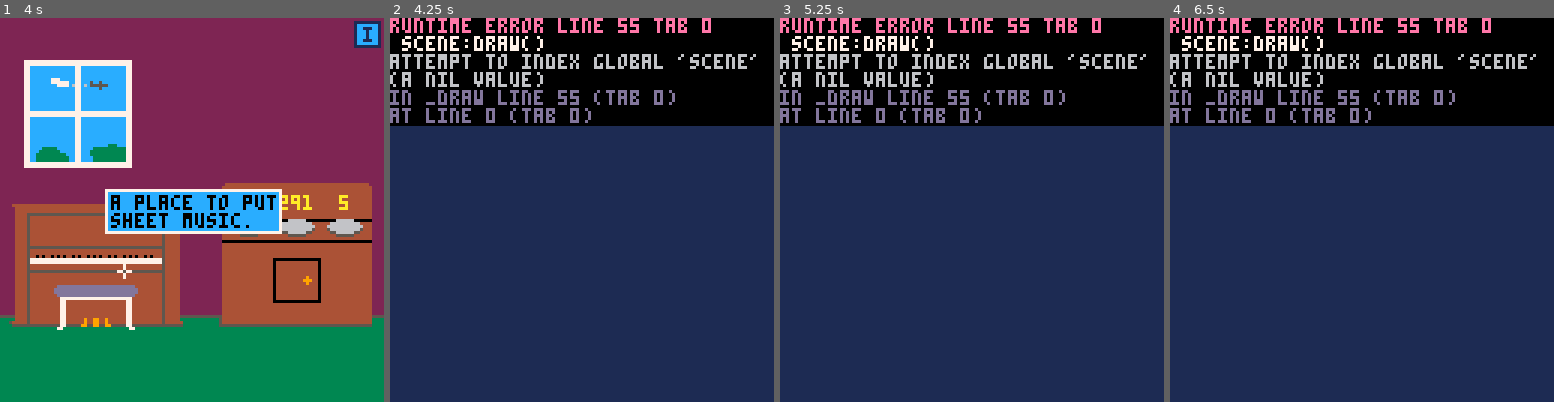
Above: before the commit, frames 1-4 (left to right).
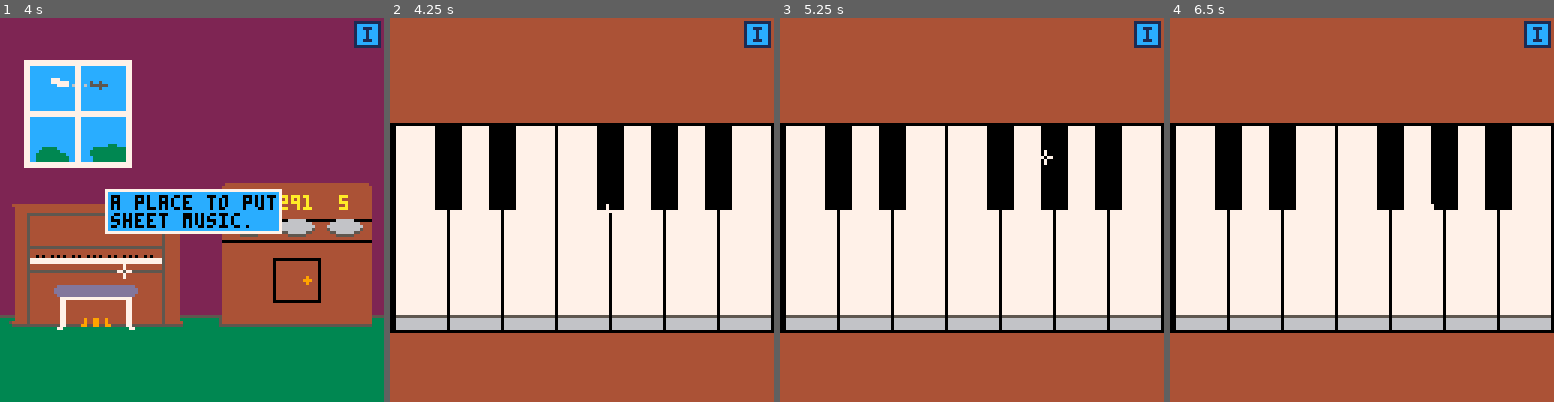
Above: after the commit, the same moments.

Repository: LuosRestil/pico8
Game: PICO-8 cartridge escape/escape.p8
Two runs of this game, one before a commit and one after it. Both use one fixed random seed, a clock stepped at 60 frames per second and the inputs below.
Inputs:
- Up to frame 1 (4 s): tap X (X key) at 0.33, 1.07, 1.85, 2.97 s; tap O (Z key) at 0.7, 1.7, 2.1, 2.5, 2.9, 3.3, 3.7 s; hold Right 1.6-2.1 s; hold Up 2.15-2.42 s; hold Right 2.47-3.03 s; hold Left 3.08-3.58 s; hold Down 3.63-3.97 s
- Up to frame 2 (4.25 s): hold Right from 4.02 s (still down); tap X (X key) at 4.08 s; tap O (Z key) at 4.1 s
- Up to frame 3 (5.25 s): tap O (Z key) at 4.5, 4.9 s; release Right at 4.68 s; hold Up 4.73-5.03 s; hold Left from 5.08 s (still down); tap X (X key) at 5.2 s
- Up to frame 4 (6.5 s): tap O (Z key) at 5.3, 5.7, 6.1 s; release Left at 5.68 s; hold Down 5.73-6.03 s; hold Right from 6.08 s (still down); tap X (X key) at 6.32 s

Frame 1 is identical in both runs. In frame 2, 99% of the frame differs, in the area x 0-100%, y 0-100%; in frame 3, 99%; in frame 4, 99%.
Error before the commit: runtime error line 55 tab 0; scene:draw(); attempt to index global 'scene' (a nil value)

Commit message:
escape, bathroom key puzzle

Diff:
--- a/escape/escape.p8
+++ b/escape/escape.p8
@@ -177,7 +177,11 @@
 		books=init_books(),
 		kitchen=init_kitchen(),
 		basement=init_basement(),
-		piano_rm=init_piano_rm()
+		piano_rm=init_piano_rm(),
+		piano=init_piano(),
+--		grate=init_grate(),
+--		clr_box=init_clr_box(),
+--		bathroom=init_bathroom()
 	}
 end
 
@@ -258,8 +262,9 @@
 	return "a "
 end
 
-function get_item(name)
-	for i in all(scene.items) do
+function get_item(name,scn_name)
+	local scn=scn_name~=nil and scenes[scn_name] or scene
+	for i in all(scn.items) do
 		if(i.name==name)return i
 	end
 end
@@ -445,6 +450,13 @@
 	pal()
 end
 
+sheet_music_item={
+	name="sheet music",
+	weight=33,
+	desc="\"moonlight sonata\"",
+	sp=54
+}
+
 bdoor_locked=true
 paper_down=false
 key_pushed=false
@@ -466,10 +478,48 @@
 end
 
 function init_book_items()
+local floorpaper={
+	x=21,y=99,w=30,h=3,
+	hide=true,
+	act=function(self)
+		self.hide=true
+		paper_down=false
+		if key_pushed then
+			pickup({
+				name="bathroom key",
+				weight=25,
+				desc="opens the bathroom door.",
+				sp=57
+			})
+		else
+			pickup(sheet_music_item)
+		end
+	end,
+	draw=function()
+		sspr(80,6,31,3,21,99)
+	end
+}
 local door={
 		x=11,y=30,w=37,h=64,
 		act=function()
-			msg="the door is locked."
+			if not bdoor_locked then
+				go("bathroom")
+				return
+			end
+
+			if held==nil then
+				msg="the door is locked."
+			elseif held.name=="sheet music" then
+				inv_rm("sheet music")
+				paper_down=true
+				floorpaper.hide=false
+				printh("placing paper")
+				printh(floorpaper.hide)
+				--sfx paper down
+			else
+				wrong_item("")
+				msg="you rub the "..held.name.."\non the door.\n\"open sesame!\"\nit doesn't work."
+			end
 		end,
 		draw=function()
 			draw_door(11,true)
@@ -482,8 +532,10 @@
 			if held==nil then
 				if key_pushed then
 					msg="you peep through the\nkeyhole into what\nappears to be a\nbathroom."
+					--sfx msg
 				else
 					msg="you try to look\nthrough the keyhole\nbut something is\nblocking it from\nthe other side."
+					--sfx msg
 				end
 			elseif held.name=="hatpin" then
 				if paper_down then
@@ -492,20 +544,21 @@
 					inv_rm("hatpin")
 					--sfx pushkey
 				else
-					msg="if you do that now\nyou won't be able\nto reach what\nfalls out."
+					msg="if you do that now,\nyou won't be able\nto reach what\nfalls out."
 				end
-			elseif held.name=="bkey" then
+			elseif held.name=="bathroom key" then
 				msg="you unlock the door."
 				inv_rm("bkey")
 				scn_rm("lock")
 				--sfx unlock
 				bdoor_locked=false
 			else
-				--wrong item
-			end
-		end
-	}
-	local items={door,lock}
+				wrong_item("")
+				msg="that doesn't fit in\nthe keyhole."
+			end
+		end
+	}
+	local items={door,lock,floorpaper}
 	book_clrs={
 		o=0,
 		r=0,
@@ -759,13 +812,6 @@
 	}
 end
 
-sheet_music_item={
-	name="sheet music",
-	weight=33,
-	desc="\"moonlight sonata\"",
-	sp=54
-}
-
 function init_piano_rm()
 	return {
 		l="start",
@@ -779,6 +825,7 @@
 targets={42,291,5}--bulb,rabbit,pencil
 slots={{},{},{}}
 weight_box_open=false
+piano_open=false
 
 function check_weights()
 	if(not weight_box_open)return
@@ -841,6 +888,33 @@
 		act=function()
 			go("piano")
 		end
+	}
+	local lid={
+		name="lid",
+		draw=function()
+			line(5,61,59,61,4)
+			line(6,61,58,61,9)
+			rf(4,53,60,60,4)
+			rf(5,54,59,59,5)
+		end,
+		hide=true
+	}
+	local screwdriver={
+		name="screwdriver",
+		x=26,y=52,w=8,h=8,
+		draw=function()
+			spr(56,26,52)
+		end,
+		act=function()
+			pickup({
+				name="screwdriver",
+				desc="equally useful for\nscrewdriving and\nscrew un-driving.",
+				weight=943,
+				sp=56
+			})
+			msg="the piano tuner must\nhave left a screwdriver\nin there. finders\nkeepers!"
+		end,
+		hide=true
 	}
 	local bench={
 		name="bench",
@@ -890,6 +964,7 @@
 				name="binoculars",
 				weight=2023,
 				desc="look through the small end",
+				sp=55
 			})
 			scn_rm("binos")
 		end,
@@ -931,11 +1006,75 @@
 		window,piano,bench,stand,
 		stand_music,binos,door,
 		bulbslot,rabbitslot,
-		pencilslot
-	}
-end
-
-
+		pencilslot,lid,screwdriver
+	}
+end
+
+piano_hist={0,0,0,0}
+piano_ans={7,10,3,7}
+function check_piano()
+	if(piano_open)return
+	for i=1,4 do
+		if(piano_hist[i]~=piano_ans[i])return
+	end
+	msg="the piano top pops open!"
+	get_item("lid","piano_rm").hide=false
+	get_item("screwdriver","piano_rm").hide=false
+	piano_open=true
+end
+
+function init_piano()
+	local p={
+		b="piano_rm",
+		draw=function()
+			rf(0,0,127,127,4)
+			line(0,35,0,104,0)
+			for i=0,6 do
+				local x=i*18+1
+				rect(x,35,x+18,104,0)
+				rf(x+1,36,x+17,103,7)
+				line(x+1,99,x+17,99,5)
+				rf(x+1,100,x+17,103,6)
+			end
+			local bxs={15,33,69,87,105}
+			for bx in all(bxs) do
+				rf(bx,36,bx+8,63,0)
+			end
+		end,
+		items=init_piano_items()
+	}
+	for item in all(p.items) do
+		item.act=function(self)
+			sfx(self.fx,3)
+			deli(piano_hist,1)
+			add(piano_hist,self.idx)
+			check_piano()
+		end
+	end
+	return p
+end
+
+function init_piano_items()
+	local keys={
+		{x=2,y=64,w=17,h=35},
+		{x=15,y=36,w=9,h=28},
+		{x=20,y=64,w=17,h=35},
+		{x=33,y=36,w=9,h=28},
+		{x=38,y=64,w=17,h=35},
+		{x=56,y=64,w=17,h=35},
+		{x=69,y=36,w=9,h=28},
+		{x=74,y=64,w=17,h=35},
+		{x=87,y=36,w=9,h=28},
+		{x=92,y=64,w=17,h=35},
+		{x=105,y=36,w=9,h=28},
+		{x=110,y=64,w=17,h=35},
+	}
+	for i=1,#keys do
+		keys[i].fx=30+i-1
+		keys[i].idx=i
+	end
+	return keys
+end
 -->8
 --inv
 inv={}
@@ -1080,6 +1219,14 @@
 		end
 	end
 end
+-->8
+--todo
+--[[
+
+* two-tone pointer
+* use set_msg instead of msg=
+
+]]
 __gfx__
 0000000007000700170000000000007101111111fffffffffffffffffffffffffffffffffff00000077777777777777577777777777777000000000000000000
 00000000707007001677000000007761016666674444444444444444444444444444444444400000777555555555577577755555555557700000000000000000
@@ -1105,11 +1252,11 @@
 eaaaae00000000000000000000666666666666666666666644444444444444444444444005000050000000000000000000000000000000000000000000000000
 00000000000000000000000000000000000000000000000044444444444444444444444000500500000000000000000000000000000000000000000000000000
 00000000000000000000000000000000000000000000000000000000000000000000000000000000000000000000000000000000000000000000000000000000
-00050000004444009999999900000000000000000006600007777770000000000000000000000000000000000000000000000000000000000000000000000000
-000f0000005005009777777700000000000006600006600077555577011011000000000000000000000000000000000000000000000000000000000000000000
-000a0000000550009999999700eee700000006600007700075777757055155000000000000000000000000000000000000000000000000000000000000000000
-000a000000055000944494970eeeee70000060000077770077777777055155000000000000000000000000000000000000000000000000000000000000000000
-000a000000500500999999970eeeee70000600000777777077555577055155000000000000000000000000000000000000000000000000000000000000000000
-000a00000500005094494497eeeeeeee0060000007777a7075777757055055000000000000000000000000000000000000000000000000000000000000000000
-00060000050000509999999700000000060000000777a77077777777055055000000000000000000000000000000000000000000000000000000000000000000
-000e0000005005009999999000000000000000000077770077777777066066000000000000000000000000000000000000000000000000000000000000000000
+00050000004444009999999900000000000000000006600007777770000000006000000000000000000000000000000000000000000000000000000000000000
+000f0000005005009777777700000000000006600006600077555577011011006600000066600000aaa000000000000000000000000000000000000000000000
+000a0000000550009999999700eee700000006600007700075777757055155000660000065666666a9aaaaaa0000000000000000000000000000000000000000
+000a000000055000944494970eeeee70000060000077770077777777055155000069a00060655656a0a99a9a0000000000000000000000000000000000000000
+000a000000500500999999970eeeee700006000007777770775555770551550000999a0066600505aaa009090000000000000000000000000000000000000000
+000a00000500005094494497eeeeeeee0060000007777a707577775705505500000499a055500000999000000000000000000000000000000000000000000000
+00060000050000509999999700000000060000000777a77077777777055055000000499900000000000000000000000000000000000000000000000000000000
+000e0000005005009999999000000000000000000077770077777777066066000000049000000000000000000000000000000000000000000000000000000000
